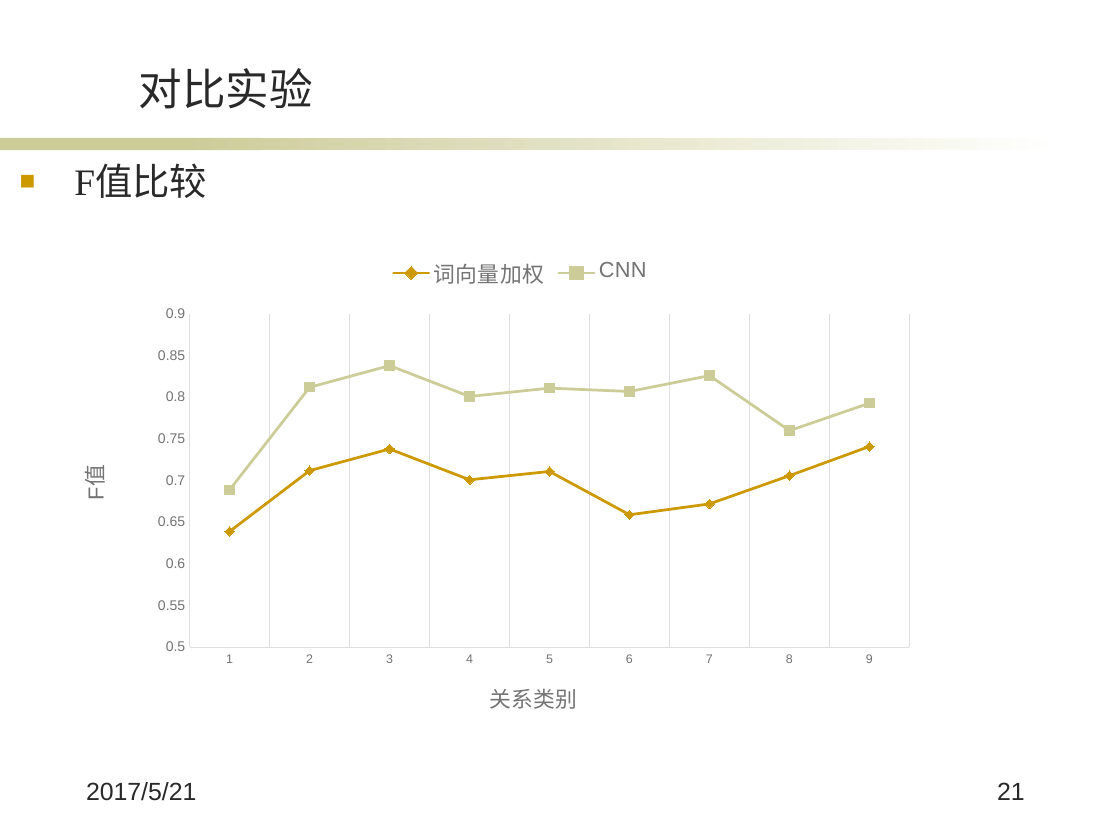
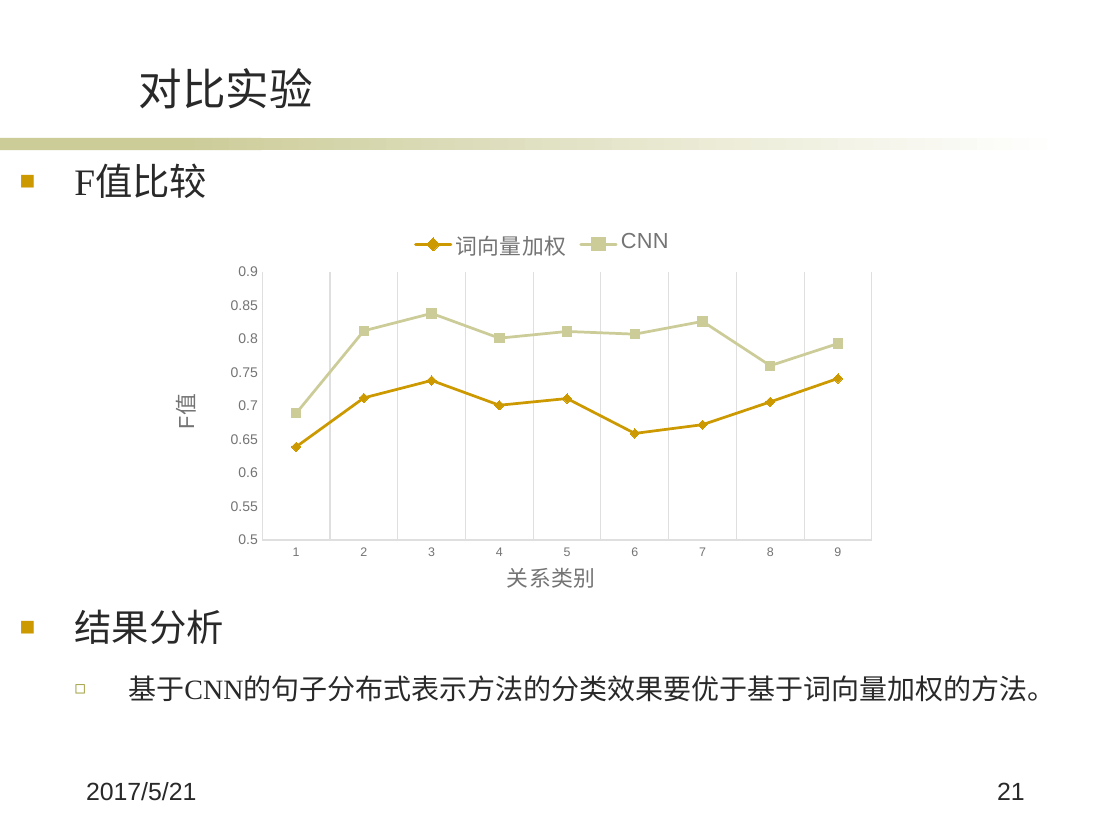
Before and after one commit to wqpod2g/paper, a slide deck: slide 21 of 毕业答辩ppt.pptx. Drawn at 1120x840 pixels with LibreOffice and Linux fonts; fonts in the diff are those of the drawing; background and template pictures are left out. Boxes give left, top, right and bottom in pixels: in the first picture for what was removed or moved away, otherwise in the second. Text is boxed around its words. In the diff, an @@ line names an element or a change of style, - is before the commit and + after.

```diff
--- a/毕业答辩ppt.pptx
+++ b/毕业答辩ppt.pptx
@@ line chart: place and size @@
-line chart at [31,244,1010,719]
+line chart at [128,216,956,599]
@@ text added at [74,609,1055,702], 18 pt, text #292929 @@
+■ 结果分析
+  ◻ 基于CNN的句子分布式表示方法的分类效果要优于基于词向量加权的方法。
```
Also in this commit, not shown: 6 other slides changed.
